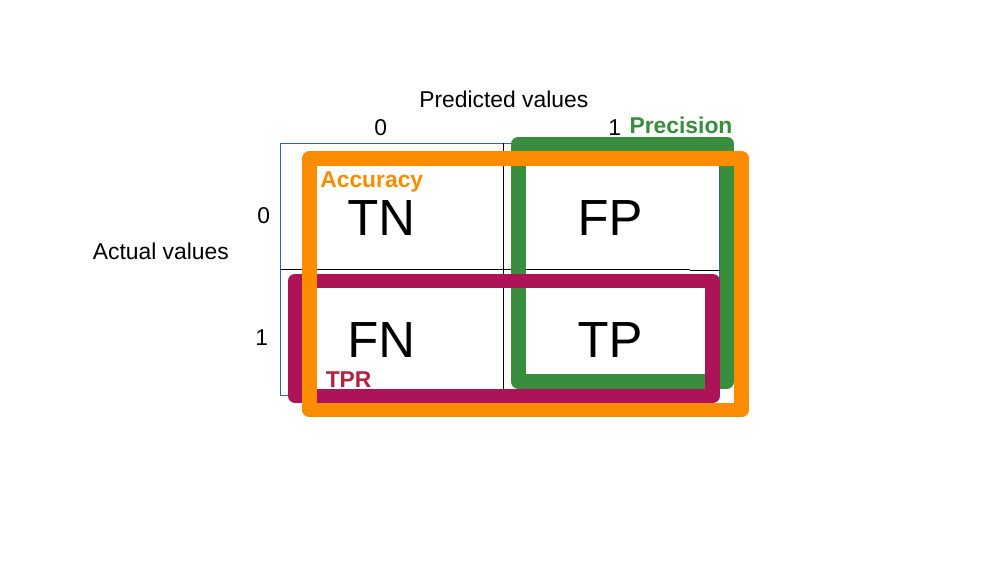
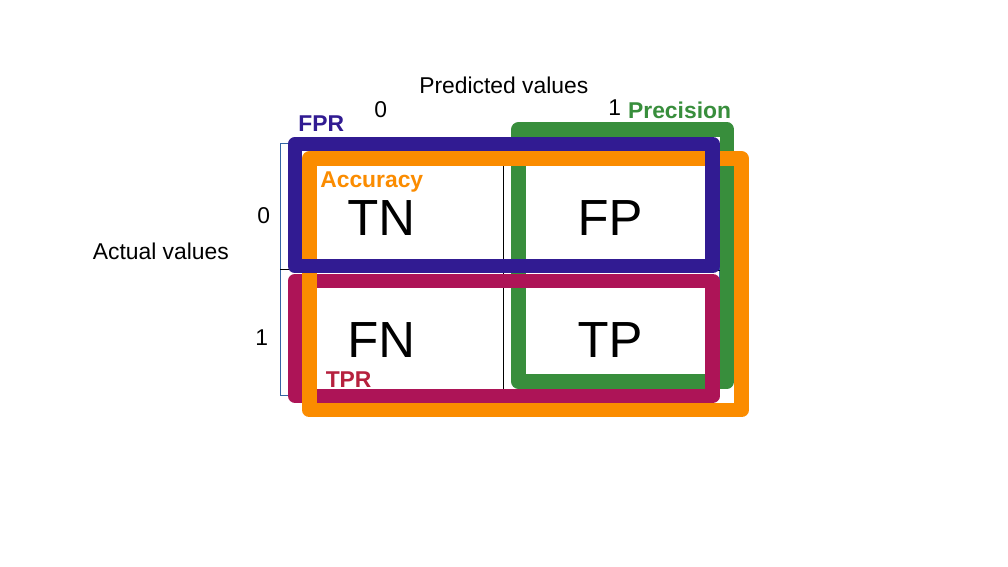
Before and after one commit to savoga/maths-for-data-science, a slide deck: slide 2 of Stats/Schemas.odp. Drawn at 1008x567 pixels with LibreOffice and Linux fonts; fonts in the diff are those of the drawing. Boxes give left, top, right and bottom in pixels: in the first picture for what was removed or moved away, otherwise in the second. Text is boxed around its words. In the diff, an @@ line names an element or a change of style, - is before the commit and + after.

```diff
--- a/Stats/Schemas.odp
+++ b/Stats/Schemas.odp
@@ text "Predicted values": place and size @@
-text "Predicted values" at box(419, 90, 588, 108)
+text "Predicted values" at box(419, 76, 588, 94)
@@ text "1" rewrapped from box(608, 119, 621, 141) to box(608, 99, 621, 115) @@
@@ text added at box(298, 115, 344, 131), 18 pt, text #311B92, bold @@
+FPR
@@ text "0": place and size @@
-text "0" at box(374, 119, 387, 136)
+text "0" at box(374, 101, 387, 118)
@@ text "Precision": place and size @@
-text "Precision" at box(630, 116, 733, 138)
+text "Precision" at box(628, 101, 731, 124)
@@ rectangle added at box(295, 144, 713, 266), outline #311B92 11.34 pt @@
@@ rectangle: place and size @@
-rectangle at box(519, 144, 727, 381)
+rectangle at box(519, 130, 727, 382)
```
Also in this commit, not shown: 1 other file.
